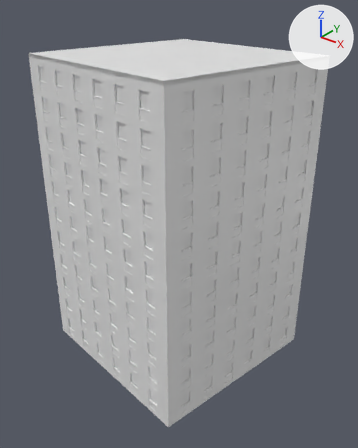
The glTF model public/assets/hasselby/bldg_043_point.glb as it was, and as the next commit left it.
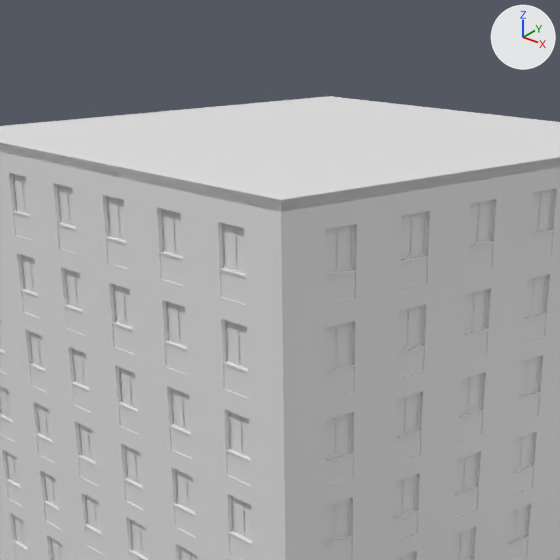
Old and new are each drawn whole from a 50 mm camera at (14.6, -152.7, 37.1) aimed at (-14.4, -116.5, 14.7) and again close up on the part from 14% to 77% of the width and 0% to 50% of the height. Arrows for +X, +Y and +Z are at upper right; the lights stay in place. The last two pictures show the newer version. Vertices at exactly the same position are counted once.

The older version as bpy lines, for what is in view:
```python
me_bldg_043_point = bpy.data.meshes.new('bldg_043_point')
me_bldg_043_point.from_pydata(...)  # 8692 vertices, 9402 faces; spans x -26.4..-4.0, y -127.0..-104.8, z -0.4..31.3
# faces by material slot: [64, 5104, 528, 528, 2640, 528, 2, 8]
me_bldg_043_point.materials.append(mat_concrete_cast)  # white #e7e7e7
me_bldg_043_point.materials.append(mat_render_cream)  # white #e7e7e7
me_bldg_043_point.materials.append(mat_panel_ochre)  # white #e7e7e7
me_bldg_043_point.materials.append(mat_metal_galvanized)  # white #e7e7e7
me_bldg_043_point.materials.append(mat_window_frame)  # white #e7e7e7
me_bldg_043_point.materials.append(mat_window_interior)  # white #e7e7e7
me_bldg_043_point.materials.append(mat_roof_felt)  # white #e7e7e7
me_bldg_043_point.materials.append(mat_metal_dark)  # white #e7e7e7
ob_bldg_043_point = bpy.data.objects.new('bldg_043_point', me_bldg_043_point)
ob_bldg_043_point.location = (0.0, 0.0, 0.0)
```
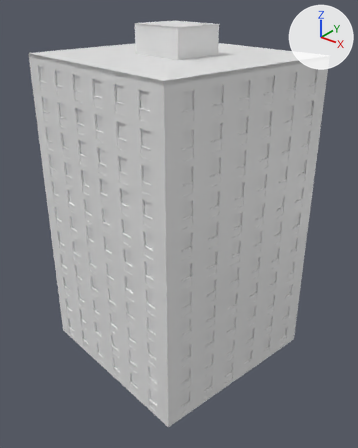
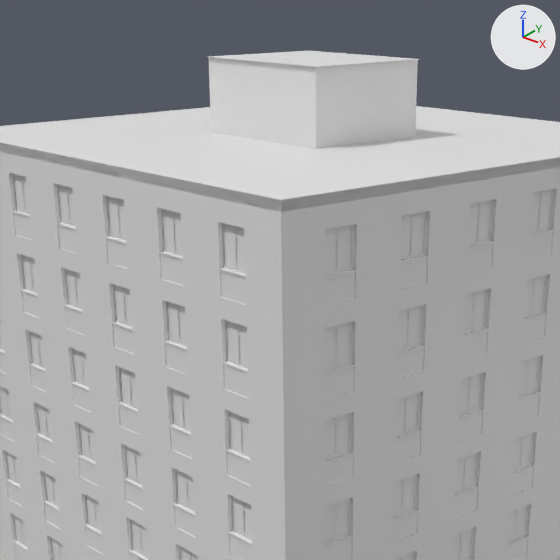
Boxes [x1, y1, x2, y2] around the edits, measured in the close-ups (560 x 560 px):
'bldg_043_point', reshaped: before [0, 96, 560, 560]; after [0, 51, 560, 560]
part 1 of me_bldg_043_point, added: after [208, 57, 418, 149]
part 2 of me_bldg_043_point, added: after [209, 51, 417, 67]

What changed in the scene script:
```text
Change me_bldg_043_point:
    used by ob_bldg_043_point; location = (0.0, 0.0, 0.0)
    remove me_bldg_043_point.from_pydata(...)  # 8692 vertices, 9402 faces; spans x -26.4..-4.0, y -127.0..-104.8, z -0.4..31.3
    add me_bldg_043_point.from_pydata(...)  # 8704 vertices, 9412 faces; spans x -26.4..-4.0, y -127.0..-104.8, z -0.4..33.9
    me_bldg_043_point part 1: the loose piece of 8 vertices spanning x -26.4..-4.0, y -127.0..-104.8, z 31.0..31.3 is copied, and the copy is scaled about its middle by (0.299, 0.25, 8.13), then moved by (0.0, 0.0, 1.4), in mat_render_cream (white #e7e7e7); it spans x -18.4..-11.9, y -118.8..-113.0, z 31.3..33.9
    me_bldg_043_point part 2: 4 vertices added at x -18.6..-11.8, y -118.9..-112.9, z 33.9
    other edits to the shape of me_bldg_043_point do not show in these pictures
```
